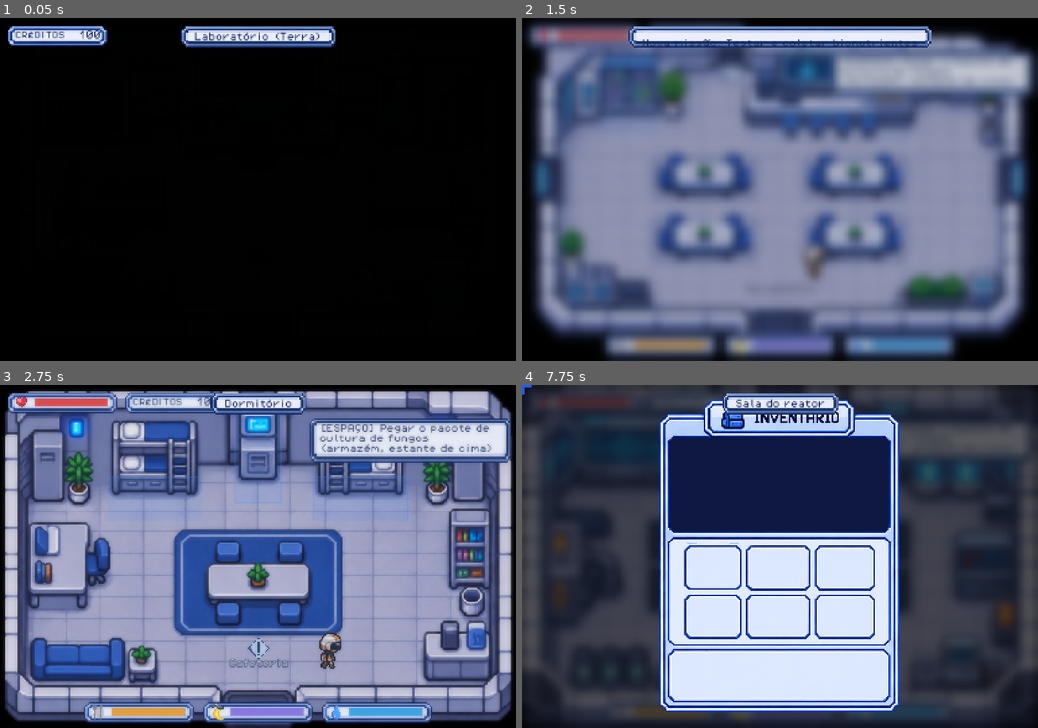
Above: before the commit, frames 1-4 (two rows, left to right).
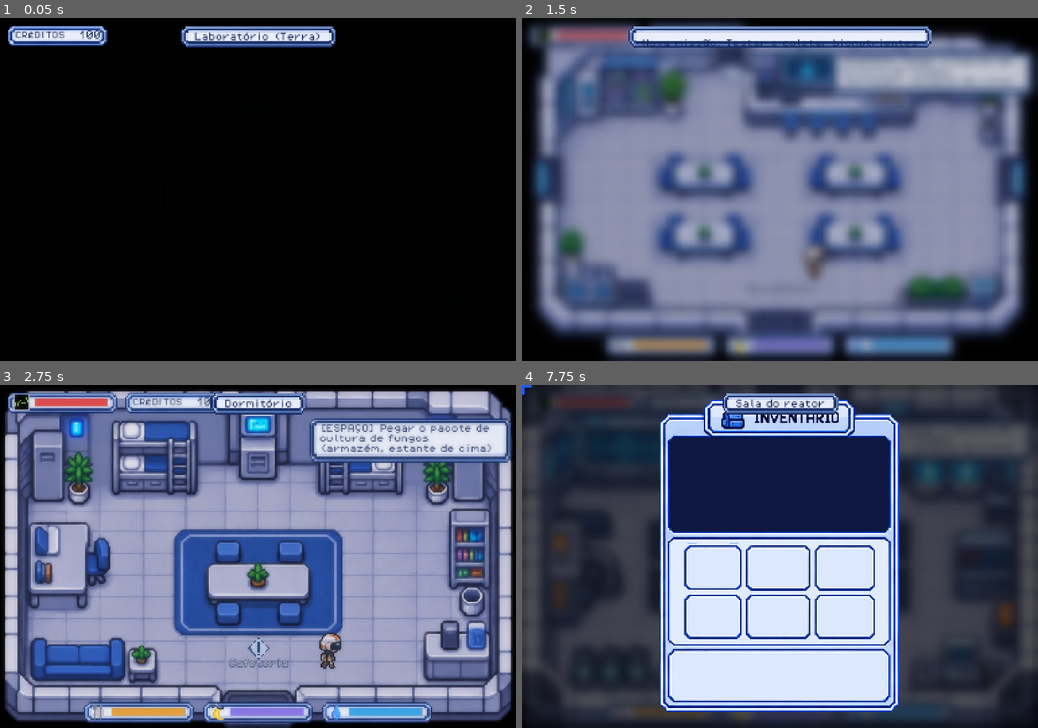
Above: after the commit, the same moments.

Repository: thallesgsrv/nasa-space-apps
Game: Godot game, scene res://tests/run_tests.tscn
The game is run twice, just before and just after one commit, with the same random seed, the same clock (stepped at 60 frames per second) and the same inputs. This scene is started directly instead of the project's main scene. Video files are missing from this copy of the repository; at most half a second of black plays in their place. Sound files missing from this copy of the repository are replaced by a short silence.
Inputs (mouse positions are in pixels of both pictures, inside the frame that each line leads up to):
- Up to frame 1 (0.05 s): no input
- Up to frame 2 (1.5 s): tap Enter at 0.5 s; move the mouse to (893, 172) at 0.52 s; hold D (move_right) 0.53-1.25 s; hold F (interact) 0.53-1.25 s; click (893, 172) at 0.67 s; tap Space at 0.77 s; drag from (676, 206) to (733, 72) at 1.27 s
- Up to frame 3 (2.75 s): move the mouse to (309, 481) at 2.02 s; hold D (move_right) from 2.03 s (still down); hold V (objective) from 2.03 s (still down); click (309, 481) at 2.17 s
- Up to frame 4 (7.75 s): release D (move_right) at 2.75 s; release V (objective) at 2.75 s; drag from (754, 625) to (883, 498) at 2.77 s; move the mouse to (934, 607) at 3.52 s; hold A (move_left) 3.53-4.25 s; tap Enter at 3.6 s; click (934, 607) at 3.67 s; tap Space at 3.77, 6.5, 6.77 s; drag from (625, 505) to (970, 611) at 4.27 s; move the mouse to (805, 556) at 5.02 s; hold S (move_down) 5.03-5.75 s; tap Tab at 5.1 s; click (805, 556) at 5.17 s; drag from (702, 470) to (780, 669) at 5.77 s; move the mouse to (893, 539) at 6.52 s; hold W (move_up) 6.53-7.25 s; tap Backspace at 6.6 s; click (893, 539) at 6.67 s; drag from (676, 573) to (780, 697) at 7.27 s

The runs differ from the first frame. In frame 2, 0.2% of the frame differs, in the area x 2-7%, y 1-8%; in frame 3, 0.3%, in the area x 2-80%, y 2-40%; in frame 4, less than 0.1%.

Commit message:
feat(game): camara de propulsao nova, cientista animado, vida em monitor de batimentos e brilho nas interacoes
- fundo novo da camara de propulsao (colisao da escada removida)
- cientista com SpriteFrames (idle/run/hit/roll/death) como o astronauta; fantasma do multiplayer tambem
- HUD: vida e um monitor de batimentos animado (7 quadros); item agua e racao (saquinho verde) com icone
- brilho animado (gif do grupo) no lugar das caixas azuis ao chegar perto de um objeto interativo
- bandeira no lugar do losango no icone recolhido do objetivo

Diff:
--- /dev/null
+++ b/assets/scientist/scientist_frames.tres
@@ -0,0 +1,481 @@
+[gd_resource type="SpriteFrames" format=3]
+
+[ext_resource type="Texture2D" path="res://assets/scientist/scientist_sheet.png" id="1_sheet"]
+
+[sub_resource type="AtlasTexture" id="AtlasTexture_56"]
+atlas = ExtResource("1_sheet")
+region = Rect2(0, 960, 96, 96)
+
+[sub_resource type="AtlasTexture" id="AtlasTexture_57"]
+atlas = ExtResource("1_sheet")
+region = Rect2(96, 960, 96, 96)
+
+[sub_resource type="AtlasTexture" id="AtlasTexture_58"]
+atlas = ExtResource("1_sheet")
+region = Rect2(192, 960, 96, 96)
+
+[sub_resource type="AtlasTexture" id="AtlasTexture_59"]
+atlas = ExtResource("1_sheet")
+region = Rect2(288, 960, 96, 96)
+
+[sub_resource type="AtlasTexture" id="AtlasTexture_12"]
+atlas = ExtResource("1_sheet")
+region = Rect2(0, 192, 96, 96)
+
+[sub_resource type="AtlasTexture" id="AtlasTexture_13"]
+atlas = ExtResource("1_sheet")
+region = Rect2(96, 192, 96, 96)
+
+[sub_resource type="AtlasTexture" id="AtlasTexture_14"]
+atlas = ExtResource("1_sheet")
+region = Rect2(192, 192, 96, 96)
+
+[sub_resource type="AtlasTexture" id="AtlasTexture_15"]
+atlas = ExtResource("1_sheet")
+region = Rect2(288, 192, 96, 96)
+
+[sub_resource type="AtlasTexture" id="AtlasTexture_44"]
+atlas = ExtResource("1_sheet")
+region = Rect2(0, 768, 96, 96)
+
+[sub_resource type="AtlasTexture" id="AtlasTexture_45"]
+atlas = ExtResource("1_sheet")
+region = Rect2(96, 768, 96, 96)
+
+[sub_resource type="AtlasTexture" id="AtlasTexture_46"]
+atlas = ExtResource("1_sheet")
+region = Rect2(192, 768, 96, 96)
+
+[sub_resource type="AtlasTexture" id="AtlasTexture_47"]
+atlas = ExtResource("1_sheet")
+region = Rect2(288, 768, 96, 96)
+
+[sub_resource type="AtlasTexture" id="AtlasTexture_28"]
+atlas = ExtResource("1_sheet")
+region = Rect2(0, 480, 96, 96)
+
+[sub_resource type="AtlasTexture" id="AtlasTexture_29"]
+atlas = ExtResource("1_sheet")
+region = Rect2(96, 480, 96, 96)
+
+[sub_resource type="AtlasTexture" id="AtlasTexture_30"]
+atlas = ExtResource("1_sheet")
+region = Rect2(192, 480, 96, 96)
+
+[sub_resource type="AtlasTexture" id="AtlasTexture_31"]
+atlas = ExtResource("1_sheet")
+region = Rect2(288, 480, 96, 96)
+
+[sub_resource type="AtlasTexture" id="AtlasTexture_0"]
+atlas = ExtResource("1_sheet")
+region = Rect2(0, 0, 96, 96)
+
+[sub_resource type="AtlasTexture" id="AtlasTexture_1"]
+atlas = ExtResource("1_sheet")
+region = Rect2(96, 0, 96, 96)
+
+[sub_resource type="AtlasTexture" id="AtlasTexture_2"]
+atlas = ExtResource("1_sheet")
+region = Rect2(192, 0, 96, 96)
+
+[sub_resource type="AtlasTexture" id="AtlasTexture_3"]
+atlas = ExtResource("1_sheet")
+region = Rect2(288, 0, 96, 96)
+
+[sub_resource type="AtlasTexture" id="AtlasTexture_32"]
+atlas = ExtResource("1_sheet")
+region = Rect2(0, 576, 96, 96)
+
+[sub_resource type="AtlasTexture" id="AtlasTexture_33"]
+atlas = ExtResource("1_sheet")
+region = Rect2(96, 576, 96, 96)
+
+[sub_resource type="AtlasTexture" id="AtlasTexture_34"]
+atlas = ExtResource("1_sheet")
+region = Rect2(192, 576, 96, 96)
+
+[sub_resource type="AtlasTexture" id="AtlasTexture_35"]
+atlas = ExtResource("1_sheet")
+region = Rect2(288, 576, 96, 96)
+
+[sub_resource type="AtlasTexture" id="AtlasTexture_16"]
+atlas = ExtResource("1_sheet")
+region = Rect2(0, 288, 96, 96)
+
+[sub_resource type="AtlasTexture" id="AtlasTexture_17"]
+atlas = ExtResource("1_sheet")
+region = Rect2(96, 288, 96, 96)
+
+[sub_resource type="AtlasTexture" id="AtlasTexture_18"]
+atlas = ExtResource("1_sheet")
+region = Rect2(192, 288, 96, 96)
+
+[sub_resource type="AtlasTexture" id="AtlasTexture_19"]
+atlas = ExtResource("1_sheet")
+region = Rect2(288, 288, 96, 96)
+
+[sub_resource type="AtlasTexture" id="AtlasTexture_48"]
+atlas = ExtResource("1_sheet")
+region = Rect2(0, 864, 96, 96)
+
+[sub_resource type="AtlasTexture" id="AtlasTexture_49"]
+atlas = ExtResource("1_sheet")
+region = Rect2(96, 864, 96, 96)
+
+[sub_resource type="AtlasTexture" id="AtlasTexture_50"]
+atlas = ExtResource("1_sheet")
+region = Rect2(192, 864, 96, 96)
+
+[sub_resource type="AtlasTexture" id="AtlasTexture_51"]
+atlas = ExtResource("1_sheet")
+region = Rect2(288, 864, 96, 96)
+
+[sub_resource type="AtlasTexture" id="AtlasTexture_52"]
+atlas = ExtResource("1_sheet")
+region = Rect2(384, 864, 96, 96)
+
+[sub_resource type="AtlasTexture" id="AtlasTexture_53"]
+atlas = ExtResource("1_sheet")
+region = Rect2(480, 864, 96, 96)
+
+[sub_resource type="AtlasTexture" id="AtlasTexture_54"]
+atlas = ExtResource("1_sheet")
+region = Rect2(576, 864, 96, 96)
+
+[sub_resource type="AtlasTexture" id="AtlasTexture_55"]
+atlas = ExtResource("1_sheet")
+region = Rect2(672, 864, 96, 96)
+
+[sub_resource type="AtlasTexture" id="AtlasTexture_4"]
+atlas = ExtResource("1_sheet")
+region = Rect2(0, 96, 96, 96)
+
+[sub_resource type="AtlasTexture" id="AtlasTexture_5"]
+atlas = ExtResource("1_sheet")
+region = Rect2(96, 96, 96, 96)
+
+[sub_resource type="AtlasTexture" id="AtlasTexture_6"]
+atlas = ExtResource("1_sheet")
+region = Rect2(192, 96, 96, 96)
+
+[sub_resource type="AtlasTexture" id="AtlasTexture_7"]
+atlas = ExtResource("1_sheet")
+region = Rect2(288, 96, 96, 96)
+
+[sub_resource type="AtlasTexture" id="AtlasTexture_8"]
+atlas = ExtResource("1_sheet")
+region = Rect2(384, 96, 96, 96)
+
+[sub_resource type="AtlasTexture" id="AtlasTexture_9"]
+atlas = ExtResource("1_sheet")
+region = Rect2(480, 96, 96, 96)
+
+[sub_resource type="AtlasTexture" id="AtlasTexture_10"]
+atlas = ExtResource("1_sheet")
+region = Rect2(576, 96, 96, 96)
+
+[sub_resource type="AtlasTexture" id="AtlasTexture_11"]
+atlas = ExtResource("1_sheet")
+region = Rect2(672, 96, 96, 96)
+
+[sub_resource type="AtlasTexture" id="AtlasTexture_36"]
+atlas = ExtResource("1_sheet")
+region = Rect2(0, 672, 96, 96)
+
+[sub_resource type="AtlasTexture" id="AtlasTexture_37"]
+atlas = ExtResource("1_sheet")
+region = Rect2(96, 672, 96, 96)
+
+[sub_resource type="AtlasTexture" id="AtlasTexture_38"]
+atlas = ExtResource("1_sheet")
+region = Rect2(192, 672, 96, 96)
+
+[sub_resource type="AtlasTexture" id="AtlasTexture_39"]
+atlas = ExtResource("1_sheet")
+region = Rect2(288, 672, 96, 96)
+
+[sub_resource type="AtlasTexture" id="AtlasTexture_40"]
+atlas = ExtResource("1_sheet")
+region = Rect2(384, 672, 96, 96)
+
+[sub_resource type="AtlasTexture" id="AtlasTexture_41"]
+atlas = ExtResource("1_sheet")
+region = Rect2(480, 672, 96, 96)
+
+[sub_resource type="AtlasTexture" id="AtlasTexture_42"]
+atlas = ExtResource("1_sheet")
+region = Rect2(576, 672, 96, 96)
+
+[sub_resource type="AtlasTexture" id="AtlasTexture_43"]
+atlas = ExtResource("1_sheet")
+region = Rect2(672, 672, 96, 96)
+
+[sub_resource type="AtlasTexture" id="AtlasTexture_20"]
+atlas = ExtResource("1_sheet")
+region = Rect2(0, 384, 96, 96)
+
+[sub_resource type="AtlasTexture" id="AtlasTexture_21"]
+atlas = ExtResource("1_sheet")
+region = Rect2(96, 384, 96, 96)
+
+[sub_resource type="AtlasTexture" id="AtlasTexture_22"]
+atlas = ExtResource("1_sheet")
+region = Rect2(192, 384, 96, 96)
+
+[sub_resource type="AtlasTexture" id="AtlasTexture_23"]
+atlas = ExtResource("1_sheet")
+region = Rect2(288, 384, 96, 96)
+
+[sub_resource type="AtlasTexture" id="AtlasTexture_24"]
+atlas = ExtResource("1_sheet")
+region = Rect2(384, 384, 96, 96)
+
+[sub_resource type="AtlasTexture" id="AtlasTexture_25"]
+atlas = ExtResource("1_sheet")
+region = Rect2(480, 384, 96, 96)
+
+[sub_resource type="AtlasTexture" id="AtlasTexture_26"]
+atlas = ExtResource("1_sheet")
+region = Rect2(576, 384, 96, 96)
+
+[sub_resource type="AtlasTexture" id="AtlasTexture_27"]
+atlas = ExtResource("1_sheet")
+region = Rect2(672, 384, 96, 96)
+
+[resource]
+animations = [{
+"frames": [{
+"duration": 1.0,
+"texture": SubResource("AtlasTexture_56")
+}, {
+"duration": 1.0,
+"texture": SubResource("AtlasTexture_57")
+}, {
+"duration": 1.0,
+"texture": SubResource("AtlasTexture_58")
+}, {
+"duration": 1.0,
+"texture": SubResource("AtlasTexture_59")
+}],
+"loop": 0,
+"name": &"death_side",
+"speed": 8.0
+}, {
+"frames": [{
+"duration": 1.0,
+"texture": SubResource("AtlasTexture_12")
+}, {
+"duration": 1.0,
+"texture": SubResource("AtlasTexture_13")
+}, {
+"duration": 1.0,
+"texture": SubResource("AtlasTexture_14")
+}, {
+"duration": 1.0,
+"texture": SubResource("AtlasTexture_15")
+}],
+"loop": 0,
+"name": &"hit_down",
+"speed": 10.0
+}, {
+"frames": [{
+"duration": 1.0,
+"texture": SubResource("AtlasTexture_44")
+}, {
+"duration": 1.0,
+"texture": SubResource("AtlasTexture_45")
+}, {
+"duration": 1.0,
+"texture": SubResource("AtlasTexture_46")
+}, {
+"duration": 1.0,
+"texture": SubResource("AtlasTexture_47")
+}],
+"loop": 0,
+"name": &"hit_side",
+"speed": 10.0
+}, {
+"frames": [{
+"duration": 1.0,
+"texture": SubResource("AtlasTexture_28")
+}, {
+"duration": 1.0,
+"texture": SubResource("AtlasTexture_29")
+}, {
+"duration": 1.0,
+"texture": SubResource("AtlasTexture_30")
+}, {
+"duration": 1.0,
+"texture": SubResource("AtlasTexture_31")
+}],
+"loop": 0,
+"name": &"hit_up",
+"speed": 10.0
+}, {
+"frames": [{
+"duration": 1.0,
+"texture": SubResource("AtlasTexture_0")
+}, {
+"duration": 1.0,
+"texture": SubResource("AtlasTexture_1")
+}, {
+"duration": 1.0,
+"texture": SubResource("AtlasTexture_2")
+}, {
+"duration": 1.0,
+"texture": SubResource("AtlasTexture_3")
+}],
+"loop": 1,
+"name": &"idle_down",
+"speed": 6.0
+}, {
+"frames": [{
+"duration": 1.0,
+"texture": SubResource("AtlasTexture_32")
+}, {
+"duration": 1.0,
+"texture": SubResource("AtlasTexture_33")
+}, {
+"duration": 1.0,
+"texture": SubResource("AtlasTexture_34")
+}, {
+"duration": 1.0,
+"texture": SubResource("AtlasTexture_35")
+}],
+"loop": 1,
+"name": &"idle_side",
+"speed": 6.0
+}, {
+"frames": [{
+"duration": 1.0,
+"texture": SubResource("AtlasTexture_16")
+}, {
+"duration": 1.0,
+"texture": SubResource("AtlasTexture_17")
+}, {
+"duration": 1.0,
+"texture": SubResource("AtlasTexture_18")
+}, {
+"duration": 1.0,
+"texture": SubResource("AtlasTexture_19")
+}],
+"loop": 1,
+"name": &"idle_up",
+"speed": 6.0
+}, {
+"frames": [{
+"duration": 1.0,
+"texture": SubResource("AtlasTexture_48")
+}, {
+"duration": 1.0,
+"texture": SubResource("AtlasTexture_49")
+}, {
+"duration": 1.0,
+"texture": SubResource("AtlasTexture_50")
+}, {
+"duration": 1.0,
+"texture": SubResource("AtlasTexture_51")
+}, {
+"duration": 1.0,
+"texture": SubResource("AtlasTexture_52")
+}, {
+"duration": 1.0,
+"texture": SubResource("AtlasTexture_53")
+}, {
+"duration": 1.0,
+"texture": SubResource("AtlasTexture_54")
+}, {
+"duration": 1.0,
+"texture": SubResource("AtlasTexture_55")
+}],
+"loop": 0,
+"name": &"roll_side",
+"speed": 12.0
+}, {
+"frames": [{
+"duration": 1.0,
+"texture": SubResource("AtlasTexture_4")
+}, {
+"duration": 1.0,
+"texture": SubResource("AtlasTexture_5")
+}, {
+"duration": 1.0,
+"texture": SubResource("AtlasTexture_6")
+}, {
+"duration": 1.0,
+"texture": SubResource("AtlasTexture_7")
+}, {
+"duration": 1.0,
+"texture": SubResource("AtlasTexture_8")
+}, {
+"duration": 1.0,
+"texture": SubResource("AtlasTexture_9")
+}, {
+"duration": 1.0,
+"texture": SubResource("AtlasTexture_10")
+}, {
+"duration": 1.0,
+"texture": SubResource("AtlasTexture_11")
+}],
+"loop": 1,
+"name": &"run_down",
+"speed": 12.0
+}, {
+"frames": [{
+"duration": 1.0,
+"texture": SubResource("AtlasTexture_36")
+}, {
+"duration": 1.0,
+"texture": SubResource("AtlasTexture_37")
+}, {
+"duration": 1.0,
+"texture": SubResource("AtlasTexture_38")
+}, {
+"duration": 1.0,
+"texture": SubResource("AtlasTexture_39")
+}, {
+"duration": 1.0,
+"texture": SubResource("AtlasTexture_40")
+}, {
+"duration": 1.0,
+"texture": SubResource("AtlasTexture_41")
+}, {
+"duration": 1.0,
+"texture": SubResource("AtlasTexture_42")
+}, {
+"duration": 1.0,
+"texture": SubResource("AtlasTexture_43")
+}],
+"loop": 1,
+"name": &"run_side",
+"speed": 12.0
+}, {
+"frames": [{
+"duration": 1.0,
+"texture": SubResource("AtlasTexture_20")
+}, {
+"duration": 1.0,
+"texture": SubResource("AtlasTexture_21")
+}, {
+"duration": 1.0,
+"texture": SubResource("AtlasTexture_22")
+}, {
+"duration": 1.0,
+"texture": SubResource("AtlasTexture_23")
+}, {
+"duration": 1.0,
+"texture": SubResource("AtlasTexture_24")
+}, {
+"duration": 1.0,
+"texture": SubResource("AtlasTexture_25")
+}, {
+"duration": 1.0,
+"texture": SubResource("AtlasTexture_26")
+}, {
+"duration": 1.0,
+"texture": SubResource("AtlasTexture_27")
+}],
+"loop": 1,
+"name": &"run_up",
+"speed": 12.0
+}]
--- /dev/null
+++ b/assets/ui/brilho_frames.tres
@@ -0,0 +1,19 @@
+[gd_resource type="SpriteFrames" format=3]
+
+[ext_resource type="Texture2D" path="res://assets/ui/brilho/brilho_0.png" id="1"]
+[ext_resource type="Texture2D" path="res://assets/ui/brilho/brilho_1.png" id="2"]
+
+[resource]
+animations = [{
+"frames": [
+{
+"duration": 1.0,
+"texture": ExtResource("1")
+}, {
+"duration": 1.0,
+"texture": ExtResource("2")
+}],
+"loop": true,
+"name": &"default",
+"speed": 3.3
+}]
--- /dev/null
+++ b/assets/ui/vida_frames.tres
@@ -0,0 +1,39 @@
+[gd_resource type="SpriteFrames" format=3]
+
+[ext_resource type="Texture2D" path="res://assets/ui/vida/vida_0.png" id="1"]
+[ext_resource type="Texture2D" path="res://assets/ui/vida/vida_1.png" id="2"]
+[ext_resource type="Texture2D" path="res://assets/ui/vida/vida_2.png" id="3"]
+[ext_resource type="Texture2D" path="res://assets/ui/vida/vida_3.png" id="4"]
+[ext_resource type="Texture2D" path="res://assets/ui/vida/vida_4.png" id="5"]
+[ext_resource type="Texture2D" path="res://assets/ui/vida/vida_5.png" id="6"]
+[ext_resource type="Texture2D" path="res://assets/ui/vida/vida_6.png" id="7"]
+
+[resource]
+animations = [{
+"frames": [
+{
+"duration": 1.0,
+"texture": ExtResource("1")
+}, {
+"duration": 1.0,
+"texture": ExtResource("2")
+}, {
+"duration": 1.0,
+"texture": ExtResource("3")
+}, {
+"duration": 1.0,
+"texture": ExtResource("4")
+}, {
+"duration": 1.0,
+"texture": ExtResource("5")
+}, {
+"duration": 1.0,
+"texture": ExtResource("6")
+}, {
+"duration": 1.0,
+"texture": ExtResource("7")
+}],
+"loop": true,
+"name": &"default",
+"speed": 7.0
+}]
--- a/scenes/rooms/camara_propulsao.tscn
+++ b/scenes/rooms/camara_propulsao.tscn
@@ -93,10 +93,6 @@
 position = Vector2(202.5, 762.5)
 shape = SubResource("s8")
 
-[node name="GradeEscada" type="CollisionShape2D" parent="Colisoes" unique_id=708451300]
-position = Vector2(296, 640)
-shape = SubResource("s9")
-
 [node name="CollisionShape2D" type="CollisionShape2D" parent="Colisoes" unique_id=202620939]
 position = Vector2(414.875, 638.7251)
 shape = SubResource("RectangleShape2D_xv3bb")
--- a/scenes/scientist.tscn
+++ b/scenes/scientist.tscn
@@ -1,9 +1,7 @@
-[gd_scene load_steps=8 format=3]
+[gd_scene load_steps=5 format=3]
 
 [ext_resource type="Script" path="res://scripts/player.gd" id="1_player"]
-[ext_resource type="Texture2D" path="res://assets/scientist/scientist_up.png" id="2_up"]
-[ext_resource type="Texture2D" path="res://assets/scientist/scientist_down.png" id="3_down"]
-[ext_resource type="Texture2D" path="res://assets/scientist/scientist_side.png" id="4_side"]
+[ext_resource type="SpriteFrames" path="res://assets/scientist/scientist_frames.tres" id="2_frames"]
 
 [sub_resource type="RectangleShape2D" id="RectangleShape2D_feet"]
 size = Vector2(44, 22)
@@ -14,14 +12,13 @@
 [node name="Scientist" type="CharacterBody2D" groups=["player"]]
 motion_mode = 1
 script = ExtResource("1_player")
-tex_up = ExtResource("2_up")
-tex_down = ExtResource("3_down")
-tex_side = ExtResource("4_side")
-side_faces_left = false
 
-[node name="Sprite2D" type="Sprite2D" parent="."]
-scale = Vector2(0.5, 0.5)
-texture = ExtResource("3_down")
+[node name="AnimatedSprite2D" type="AnimatedSprite2D" parent="."]
+texture_filter = 1
+scale = Vector2(1.45, 1.45)
+sprite_frames = ExtResource("2_frames")
+animation = &"idle_down"
+offset = Vector2(0, -42)
 
 [node name="CollisionShape2D" type="CollisionShape2D" parent="."]
 position = Vector2(0, -11)
--- a/scripts/ghost.gd
+++ b/scripts/ghost.gd
@@ -5,6 +5,7 @@
 
 const FONT := preload("res://assets/fonts/PixelOperator8.ttf")
 const BASE_FRAMES := preload("res://assets/player/player_frames.tres")
+const SCIENTIST_FRAMES := preload("res://assets/scientist/scientist_frames.tres")
 const TEX_ASTRONAUT := preload("res://assets/player/player_down.png")
 const SCIENTIST_TEX := {
 	"up": preload("res://assets/scientist/scientist_up.png"),
@@ -26,7 +27,6 @@
 var peer_id := 0
 var role := 0
 var _anim: AnimatedSprite2D     # astronautas
-var _still: Sprite2D            # cientista (imagens fixas)
 var _label: Label
 var _target := Vector2.ZERO
 var _placed := false
@@ -42,18 +42,17 @@
 	peer_id = id
 	role = player_role
 	z_index = 50
+	_anim = AnimatedSprite2D.new()
+	_anim.texture_filter = CanvasItem.TEXTURE_FILTER_NEAREST
 	if role == Net.Role.SCIENTIST:
-		_still = Sprite2D.new()
-		_still.scale = Vector2(0.5, 0.5)
-		_still.texture_filter = CanvasItem.TEXTURE_FILTER_NEAREST
-		add_child(_still)
+		_anim.sprite_frames = SCIENTIST_FRAMES
+		_anim.scale = Vector2(1.45, 1.45)         # mesmos valores do cientista em scientist.tscn
+		_anim.offset = Vector2(0, -42)
 	else:
-		_anim = AnimatedSprite2D.new()
 		_anim.sprite_frames = frames_for(role) if SUIT.has(role) else BASE_FRAMES
 		_anim.scale = Vector2(3.5, 3.5)           # mesmos valores do astronauta em player.tscn
 		_anim.offset = Vector2(1.5, -18)
-		_anim.texture_filter = CanvasItem.TEXTURE_FILTER_NEAREST
-		add_child(_anim)
+	add_child(_anim)
 	_body = StaticBody2D.new()
 	_body.name = "Hitbox"
 	_shape = CollisionShape2D.new()
@@ -137,11 +136,7 @@
 		_anim.flip_h = _left and _facing == "side"
 		if _anim.animation != anim or not _anim.is_playing():
 			_anim.play(anim)
-	elif _still != null:
-		var tex: Texture2D = SCIENTIST_TEX[_facing]
-		_still.texture = tex
-		_still.flip_h = _left and _facing == "side"      # a imagem lateral do cientista olha para a direita
-		_still.offset = Vector2(0, -tex.get_height() / 2.0)   # origem = pes
+
 
 
 ## Imagem parada (de frente) do astronauta na cor do papel.
--- a/scripts/interactable.gd
+++ b/scripts/interactable.gd
@@ -3,7 +3,7 @@
 ## "action" diz o que acontece (veja scripts/interactions.gd).
 ## A CollisionShape2D filha e a area onde o jogador pode ficar para interagir:
 ## cubra o objeto E um pedaco do chao na frente dele.
-## A zona pisca devagar em azul; se for o objetivo da missao, pisca mais forte e ganha um "!".
+## Ao chegar perto aparece um brilho animado (assets/ui/brilho_frames.tres); se for o objetivo da missao, ele fica sempre visivel e ganha um "!".
 
 @export var action: String = ""
 @export var display_name: String = "Usar"
@@ -16,6 +16,7 @@
 var highlighted := false
 var _shape: CollisionShape2D
 var _marker: Sprite2D
+var _spark: AnimatedSprite2D     # brilho animado (gif do grupo) que aparece quando o jogador chega perto
 var _t := 0.0
 
 
@@ -28,6 +29,13 @@
 	_shape = get_node_or_null("CollisionShape2D")
 	_t = randf() * 3.0  # cada zona pisca em uma fase diferente
 	texture_filter = CanvasItem.TEXTURE_FILTER_NEAREST
+	_spark = AnimatedSprite2D.new()
+	_spark.sprite_frames = preload("res://assets/ui/brilho_frames.tres")
+	_spark.scale = Vector2(1.6, 1.6)
+	_spark.z_index = 55
+	_spark.visible = false
+	add_child(_spark)
+	_spark.play("default")
 
 
 ## Chamado pela sala: marca esta zona como o objetivo atual da missao.
@@ -53,6 +61,15 @@
 func _process(delta: float) -> void:
 	_t += delta
 	queue_redraw()
+	if _spark != null:
+		var r0 := _rect()
+		var player := get_tree().get_first_node_in_group("player") as Node2D
+		var near := false
+		if player != null and r0.size != Vector2.ZERO:
+			var c := global_position + r0.position + r0.size / 2.0
+			near = absf(player.global_position.x - c.x) < r0.size.x / 2.0 + 150.0 and absf(player.global_position.y - c.y) < r0.size.y / 2.0 + 150.0
+		_spark.visible = near or highlighted
+		_spark.position = r0.position + r0.size / 2.0 + Vector2(0, sin(_t * 3.0) * 4.0)
 	if _marker != null and _marker.visible:
 		var r := _rect()
 		_marker.position = Vector2(r.position.x + r.size.x / 2.0, r.position.y - 44.0 + sin(_t * 3.0) * 8.0)
@@ -62,10 +79,6 @@
 	var r := _rect()
 	if r.size == Vector2.ZERO:
 		return
-	var wave := 0.5 + 0.5 * sin(_t * TAU / 3.4)   # ciclo lento (~3,4 s)
-	var a := lerpf(0.10, 0.30, wave) if highlighted else lerpf(0.03, 0.13, wave)
-	draw_rect(r, Color(BLUE, a))
-	draw_rect(r, Color(BLUE, minf(a * 2.4, 0.7)), false, 2.0)
 	if item_icon != "":
 		var tex := ItemIcons.frame_at(item_icon, _t)
 		if tex != null:
--- a/scripts/item_icons.gd
+++ b/scripts/item_icons.gd
@@ -10,6 +10,8 @@
 	"bolacha": ["res://assets/items/bolacha.png"],
 	"refri": ["res://assets/items/refri.png"],
 	"amostra": ["res://assets/items/amostra.png"],
+	"agua": ["res://assets/items/agua.png"],
+	"racao": ["res://assets/items/racao.png"],
 	"pacote_fungos": ["res://assets/items/pacote_fungos.png"],
 	"pacote_quente": ["res://assets/items/pacote_quente.png"],
 }
--- a/scripts/ui/ui.gd
+++ b/scripts/ui/ui.gd
@@ -646,14 +646,23 @@
 	box.position = pos
 	box.size = size
 	_hud.add_child(box)
-	# icone no lugar do texto (assets/ui/icon_<nome>.png)
-	var ic := TextureRect.new()
-	ic.texture = load("res://assets/ui/icon_%s.png" % icon)
-	ic.texture_filter = CanvasItem.TEXTURE_FILTER_NEAREST
-	ic.stretch_mode = TextureRect.STRETCH_KEEP
-	ic.position = Vector2(16, 4)
-	ic.mouse_filter = Control.MOUSE_FILTER_IGNORE
-	box.add_child(ic)
+	# icone no lugar do texto (assets/ui/icon_<nome>.png); a vida e um monitor de batimentos animado
+	if icon == "vida":
+		var ecg := AnimatedSprite2D.new()
+		ecg.sprite_frames = load("res://assets/ui/vida_frames.tres")
+		ecg.texture_filter = CanvasItem.TEXTURE_FILTER_NEAREST
+		ecg.scale = Vector2(3, 3)
+		ecg.position = Vector2(44, 32)
+		ecg.play("default")
+		box.add_child(ecg)
+	else:
+		var ic := TextureRect.new()
+		ic.texture = load("res://assets/ui/icon_%s.png" % icon)
+		ic.texture_filter = CanvasItem.TEXTURE_FILTER_NEAREST
+		ic.stretch_mode = TextureRect.STRETCH_KEEP
+		ic.position = Vector2(16, 4)
+		ic.mouse_filter = Control.MOUSE_FILTER_IGNORE
+		box.add_child(ic)
 	var bg := ColorRect.new()
 	bg.color = Color(INK, 0.35)
 	bg.position = Vector2(size.x - BAR_W - 28, 22)
@@ -923,11 +932,12 @@
 	_tracker_icon.gui_input.connect(_on_tracker_icon_input)
 	add_child(_tracker_icon)
 	_tracker_mark = TextureRect.new()
-	_tracker_mark.texture = preload("res://assets/ui/alerta.png")
+	_tracker_mark.texture = preload("res://assets/ui/bandeira.png")   # bandeira do objetivo (pixel art 24x46, mostrada em 2x)
 	_tracker_mark.texture_filter = CanvasItem.TEXTURE_FILTER_NEAREST
-	_tracker_mark.stretch_mode = TextureRect.STRETCH_KEEP_ASPECT_CENTERED
-	_tracker_mark.expand_mode = TextureRect.EXPAND_IGNORE_SIZE
-	_tracker_mark.size = Vector2(70, 70)
+	_tracker_mark.stretch_mode = TextureRect.STRETCH_KEEP
+	_tracker_mark.size = Vector2(24, 46)
+	_tracker_mark.scale = Vector2(2, 2)
+	_tracker_mark.pivot_offset = Vector2.ZERO
 	_tracker_mark.mouse_filter = Control.MOUSE_FILTER_IGNORE
 	_tracker_icon.add_child(_tracker_mark)
 
@@ -1074,7 +1084,7 @@
 		if _tracker_open_left <= 0.0:
 			_update_tracker_visibility()
 	if _tracker_icon.visible:
-		_tracker_mark.position.y = 8.0 + sin(_ui_t * 3.0) * 6.0   # sobe e desce devagar
+		_tracker_mark.position = Vector2(11.0, 4.0 + sin(_ui_t * 3.0) * 6.0)   # sobe e desce devagar
 	_flicker.color.a = (0.2 if int(_ui_t * 10.0) % 2 == 0 else 0.0) if Solar.inverted_left > 0.0 else 0.0
 	if _panel_active and _panel_provider.is_valid():
 		_panel_refresh += delta
--- a/tests/run_tests.gd
+++ b/tests/run_tests.gd
@@ -730,7 +730,7 @@
 	sg.set_target(Vector2(-300, 0))
 	await get_tree().process_frame
 	await get_tree().process_frame
-	check(sg._still.texture == sg.SCIENTIST_TEX["side"] and sg._still.flip_h, "cientista vira para o lado e espelha")
+	check(sg.current_animation() == "run_side" and sg._anim.flip_h, "cientista (animado) corre para o lado e espelha")
 	root.queue_free()
 	await get_tree().process_frame
 
Binary file added: assets/items/agua.png
Not shown, added: assets/items/agua.png.import
Binary file added: assets/items/racao.png
Not shown, added: assets/items/racao.png.import
Binary file changed: assets/rooms/camara_propulsao.png
Binary file added: assets/scientist/scientist_sheet.png
Not shown, added: assets/scientist/scientist_sheet.png.import
Binary file added: assets/ui/bandeira.png
Not shown, added: assets/ui/bandeira.png.import
Binary file added: assets/ui/brilho/brilho_0.png
Not shown, added: assets/ui/brilho/brilho_0.png.import
Binary file added: assets/ui/brilho/brilho_1.png
(and 15 more such lines)
